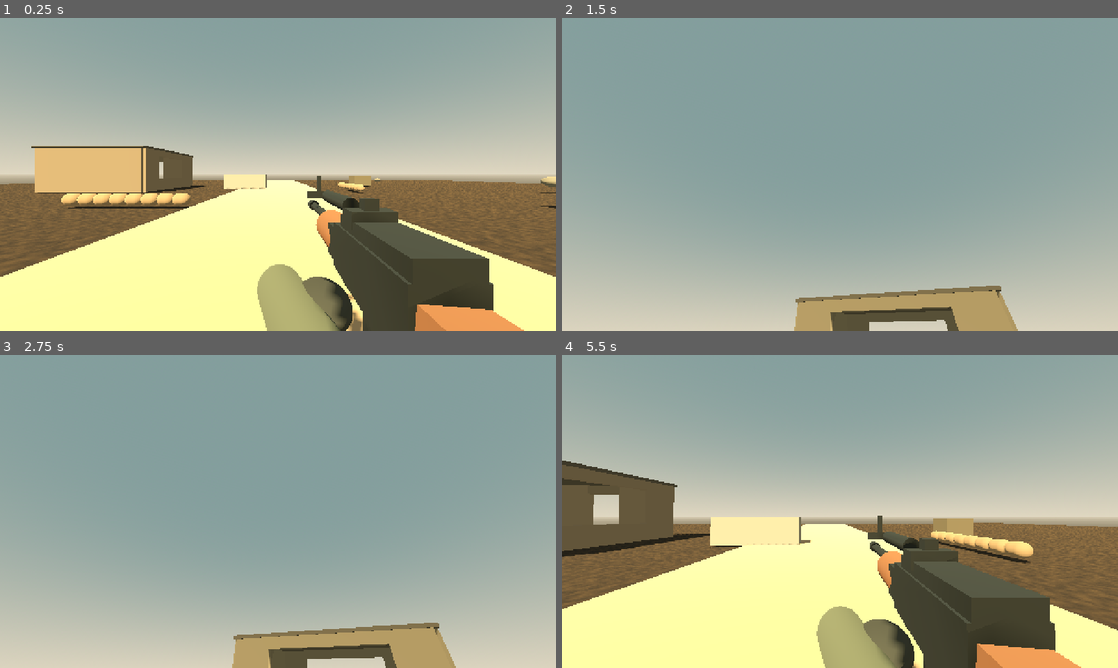
Above: before the commit, frames 1-4 (two rows, left to right).
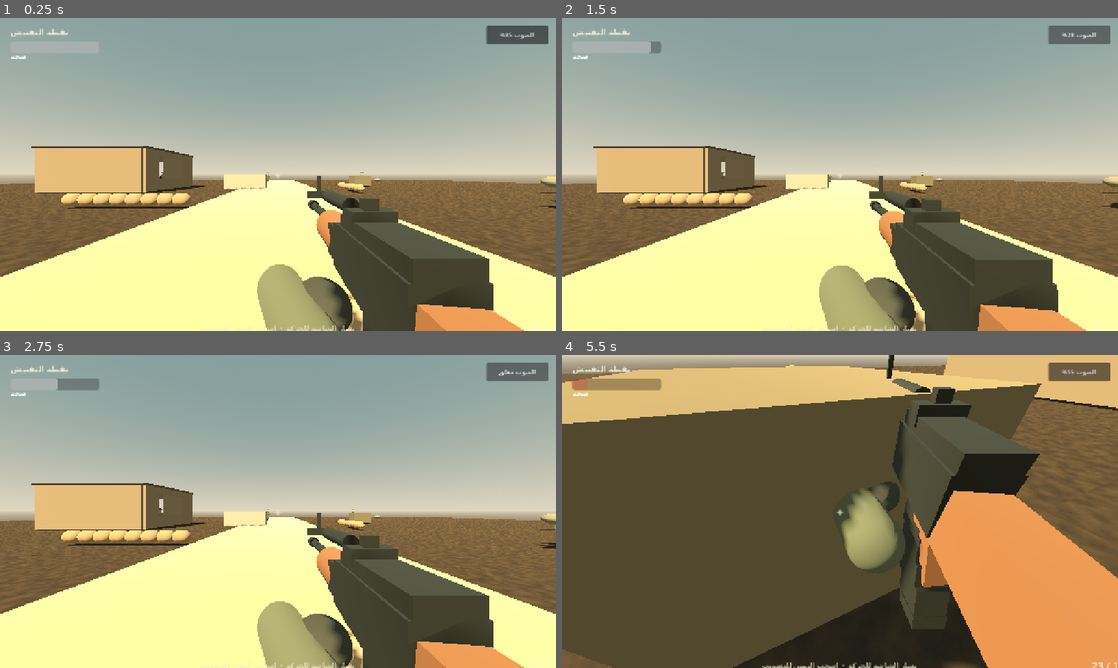
Above: after the commit, the same moments.

Repository: jufurmajid/mokfhu-
Game: Godot game, scene res://scenes/field.tscn
The game is run twice, just before and just after one commit, with the same random seed, the same clock (stepped at 60 frames per second) and the same inputs. Sound files missing from this copy of the repository are replaced by a short silence.
Inputs (mouse positions are in pixels of both pictures, inside the frame that each line leads up to):
- Up to frame 1 (0.25 s): no input
- Up to frame 2 (1.5 s): click (1079, 33) at 0.5 s, where only the run after the commit has a clickable "الصوت 85%"; click (1079, 33) at 1.25 s, where only the run after the commit has a clickable "الصوت 55%"
- Up to frame 3 (2.75 s): click (517, 370) at 2 s, where only the run after the commit has a clickable "الصوت 28%"
- Up to frame 4 (5.5 s): click (1079, 370) at 2.75 s, where only the run after the commit has a clickable "الصوت مغلق"; tap Enter at 3.5 s; move the mouse to (867, 511) at 3.52 s; hold W (move_forward) from 3.53 s (still down); click (867, 511) at 3.6 s; move the mouse to (812, 511) at 4.27 s; click (812, 511) at 4.35 s; move the mouse to (851, 505) at 5.02 s; click (851, 505) at 5.1 s

The runs differ from the first frame. In frame 1, 1.0% of the frame differs, in the area x 2-100%, y 2-100%; in frame 2, 77%; in frame 3, 77%; in frame 4, 92%, in the area x 0-100%, y 0-100%.
Error before the commit: Parse Error: Cannot infer the type of "delta" variable because the value doesn't have a set type. (res://scripts/mobile_hud.gd:159)

Commit message:
Fix mobile HUD Vector2 type inference for Godot 4.3

Diff:
--- a/game/scripts/mobile_hud.gd
+++ b/game/scripts/mobile_hud.gd
@@ -156,7 +156,7 @@
 				look_touch = -1
 	elif event is InputEventScreenDrag:
 		if event.index == move_touch:
-			var delta := (event.position - move_origin) / 65.0
+			var delta: Vector2 = (event.position - move_origin) / 65.0
 			var clamped := Vector2(clampf(delta.x, -1, 1), clampf(delta.y, -1, 1))
 			joystick_knob.position = Vector2(42, 42) + clamped * 38.0
 			move_changed.emit(clamped)
